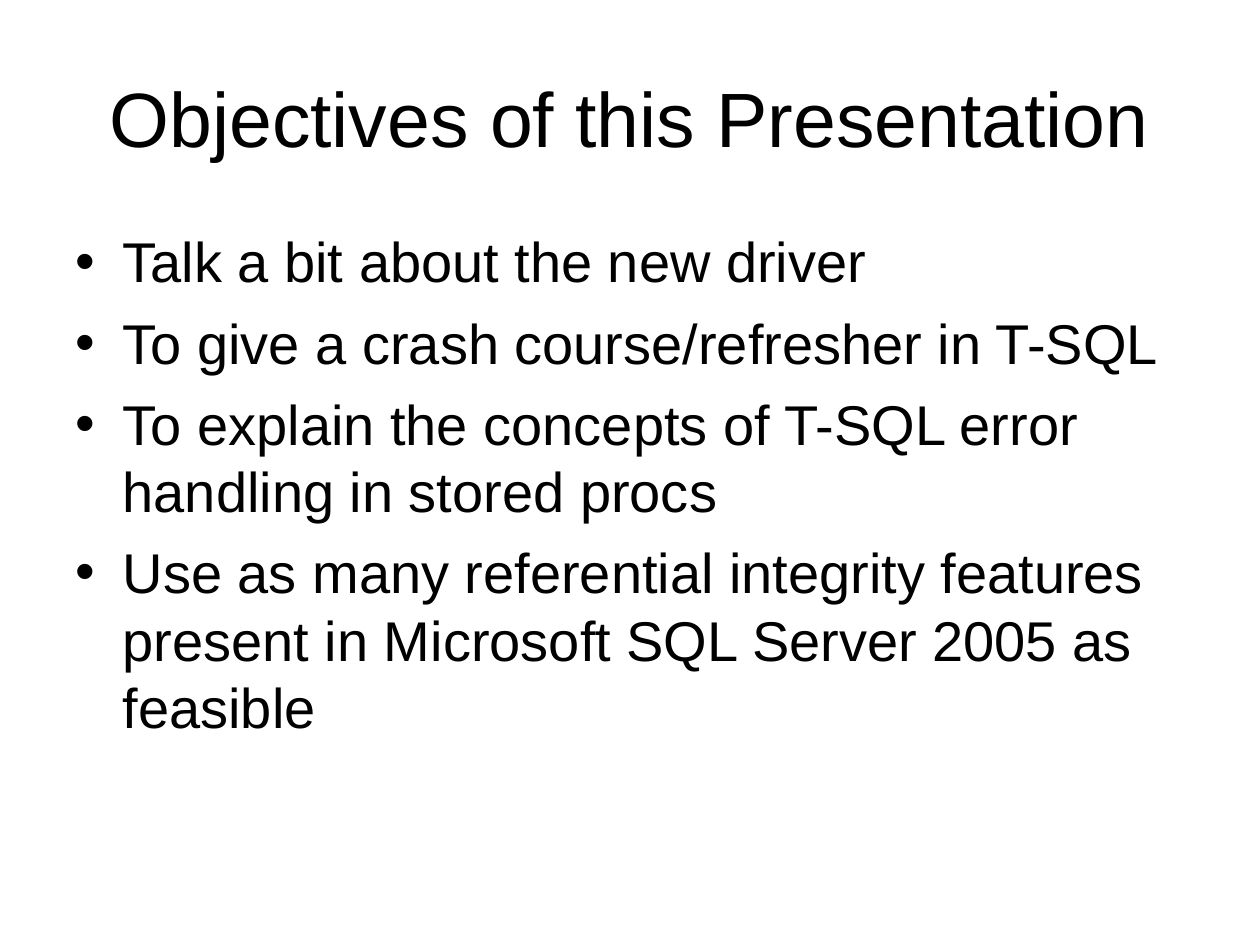
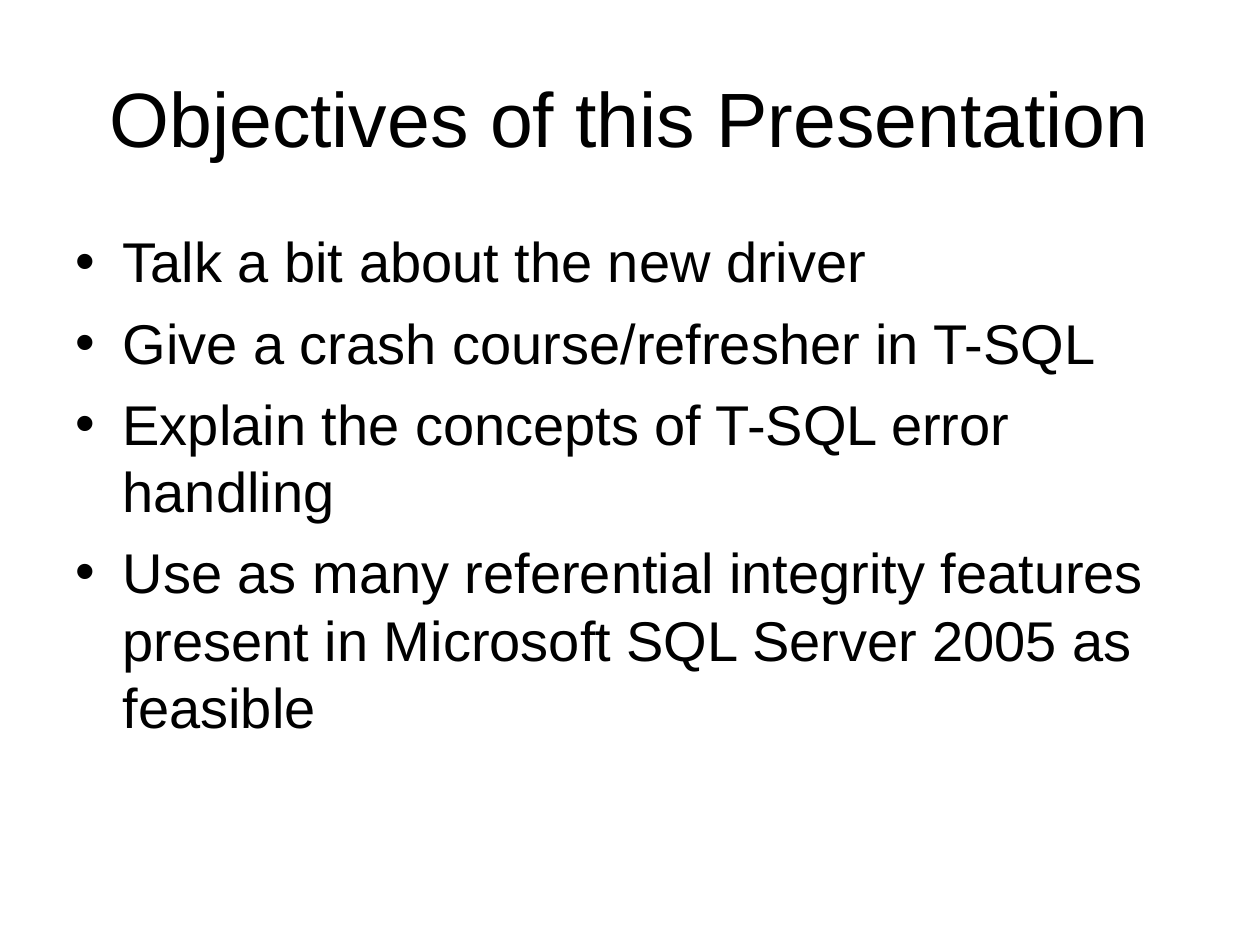
Before and after one commit to LIPHP/Employee-Contact-List, a slide deck: slide 2 of Docs/Using Microsoft SQL Server with PHP.ppt. Drawn at 1260x945 pixels with LibreOffice and Linux fonts; fonts in the diff are those of the drawing. Boxes give left, top, right and bottom in pixels: in the first picture for what was removed or moved away, otherwise in the second. Text is boxed around its words. In the diff, an @@ line names an element or a change of style, - is before the commit and + after.

```diff
--- a/Docs/Using Microsoft SQL Server with PHP.ppt
+++ b/Docs/Using Microsoft SQL Server with PHP.ppt
@@ text at bbox=[123, 323, 1096, 523]: text changed @@
-• To give a crash course/refresher in T-SQL
-• To explain the concepts of T-SQL error handling in stored procs
+• Give a crash course/refresher in T-SQL
+• Explain the concepts of T-SQL error handling
```
Also in this commit, not shown: 8 other slides changed, 3 slides added, 1 other file.
